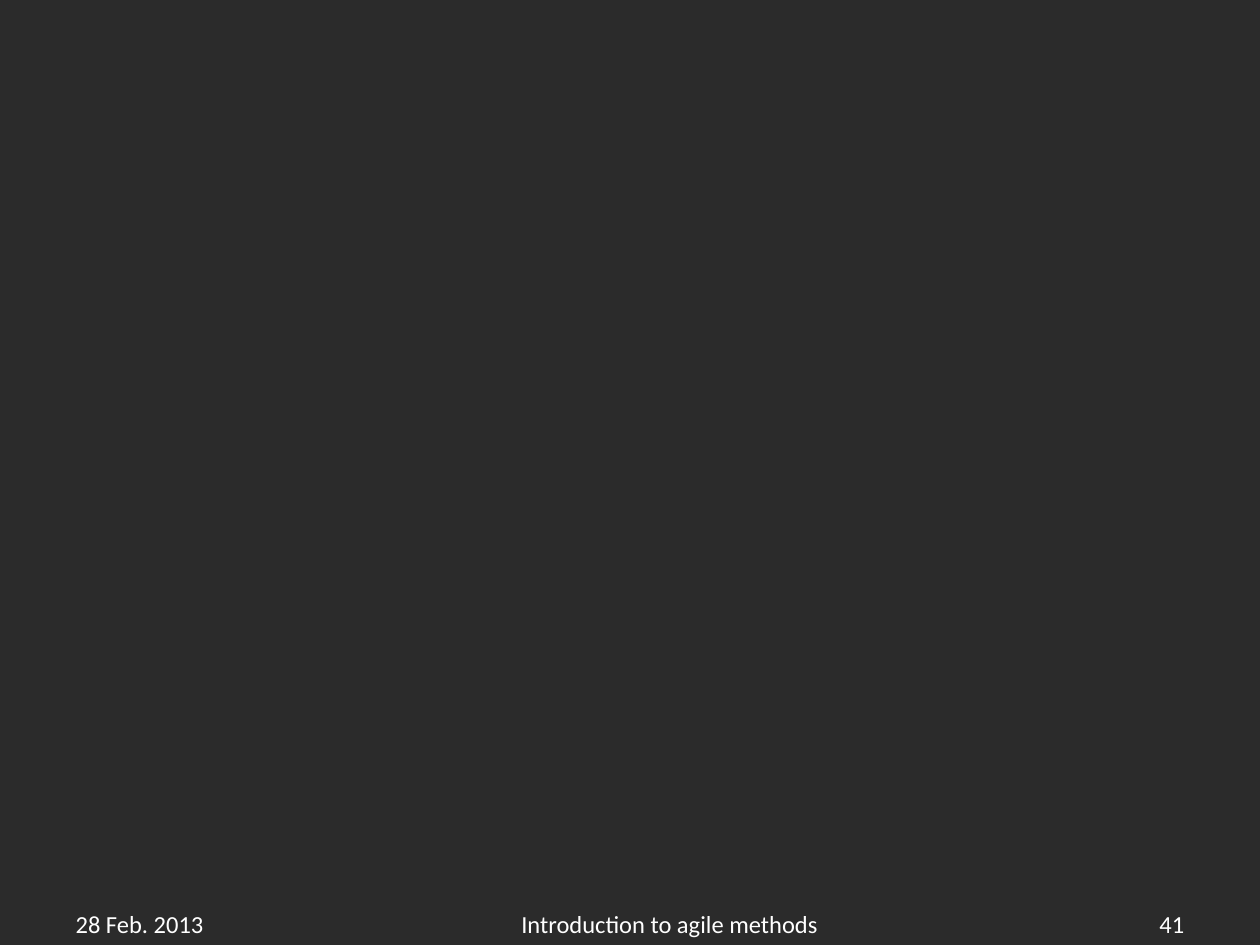
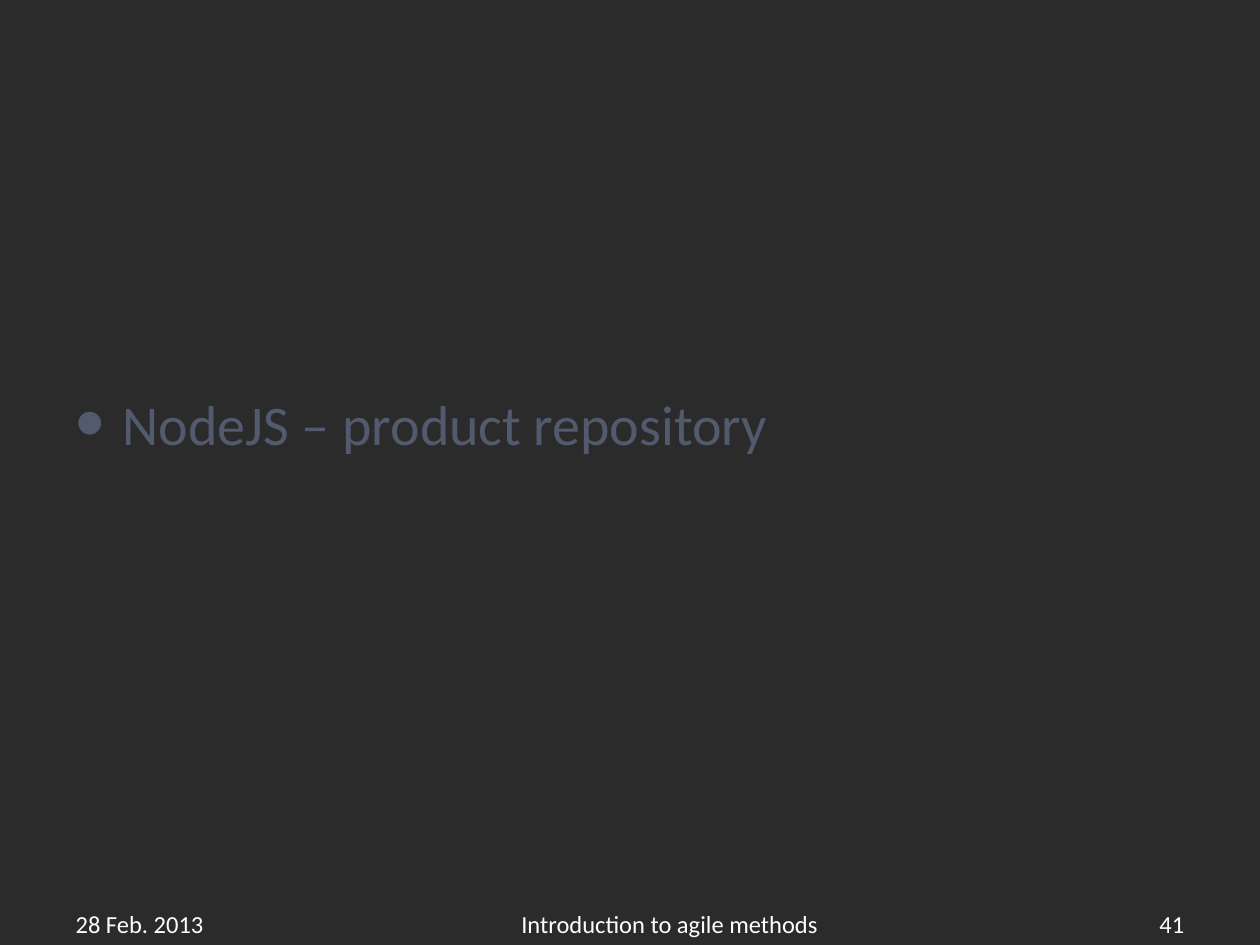
Before and after one commit to APGoblinShark/ap-bb-resources, a slide deck: slide 41 of AP-BrownBag(Javascript).pptx. Drawn at 1260x945 pixels with LibreOffice and Linux fonts; fonts in the diff are those of the drawing; background and template pictures are left out; a plain dark background stands for a picture behind light text. Boxes give left, top, right and bottom in pixels: in the first picture for what was removed or moved away, otherwise in the second. Text is boxed around its words. In the diff, an @@ line names an element or a change of style, - is before the commit and + after.

```diff
--- a/AP-BrownBag(Javascript).pptx
+++ b/AP-BrownBag(Javascript).pptx
@@ text added at (x1=123, y1=406, x2=767, y2=454), 32 pt, text #525B6E @@
+• NodeJS – product repository
```
Also in this commit, not shown: 9 slides added.
